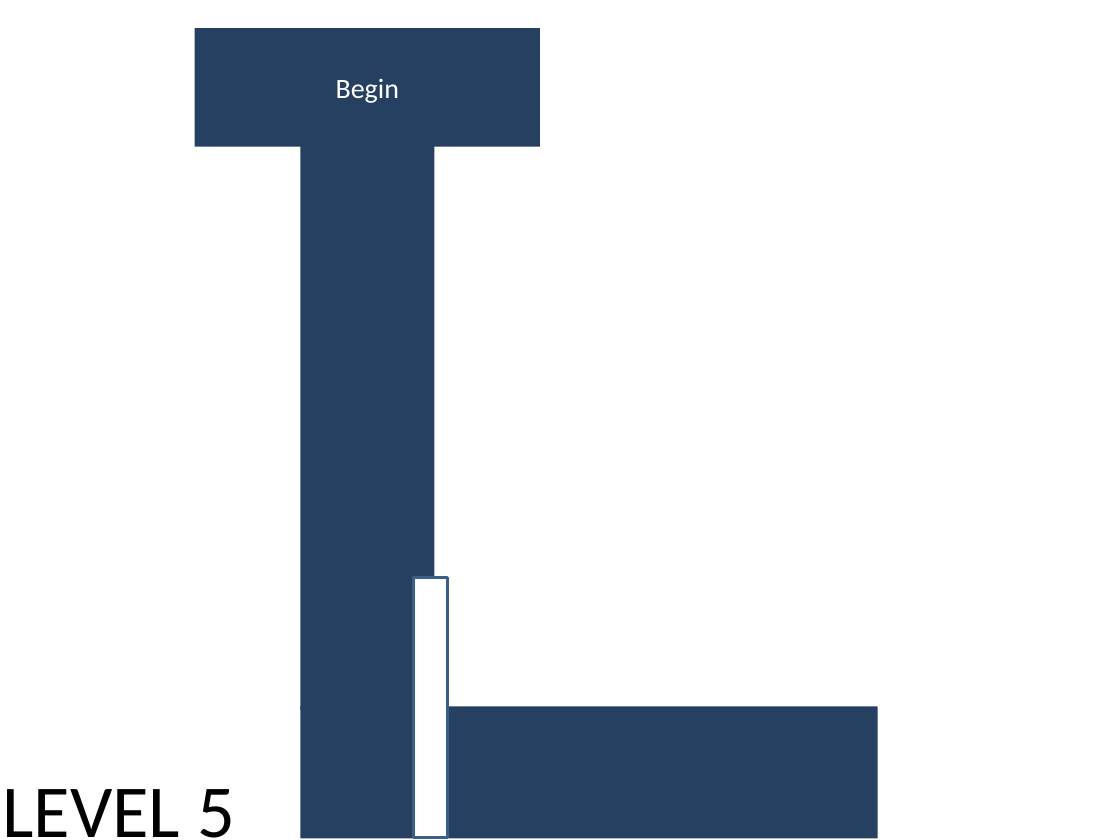
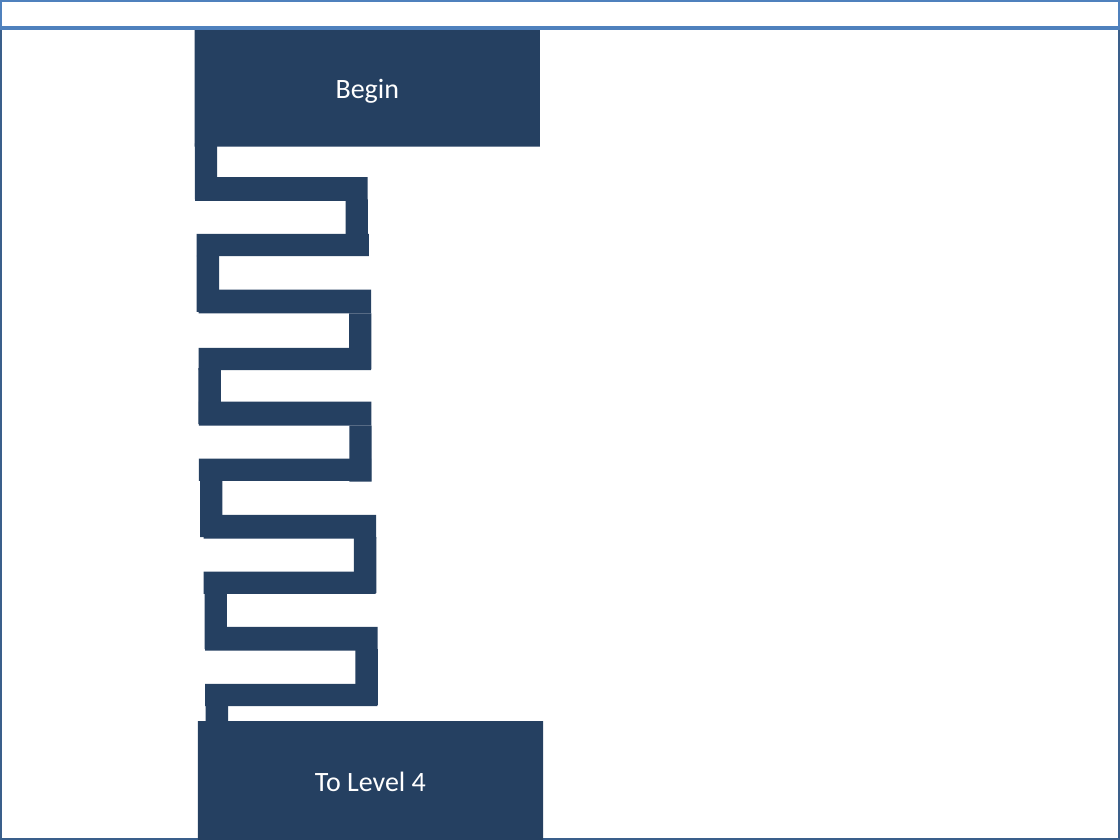
Before and after one commit to beerpsi/powerpoint-maze, a slide deck: slide 6 of Maze game.pptm. Drawn at 1120x840 pixels with LibreOffice and Linux fonts; fonts in the diff are those of the drawing. Boxes give left, top, right and bottom in pixels: in the first picture for what was removed or moved away, otherwise in the second. Text is boxed around its words. In the diff, an @@ line names an element or a change of style, - is before the commit and + after.

Commit message:
Added Level 5
laser

```diff
--- a/Maze game.pptm
+++ b/Maze game.pptm
@@ rectangle added at bbox=[0, 0, 1120, 840], outline #3A5F8C 2 pt @@
@@ rectangle added at bbox=[0, 0, 1120, 28], fill #FFFFFF, outline #4F81BD 2 pt @@
@@ rectangle added at bbox=[195, 143, 217, 199], fill #254061 @@
@@ rectangle added at bbox=[195, 178, 368, 201], fill #254061 @@
@@ rectangle added at bbox=[346, 199, 368, 255], fill #254061 @@
@@ rectangle added at bbox=[197, 234, 370, 256], fill #254061 @@
@@ rectangle added at bbox=[197, 255, 220, 311], fill #254061 @@
@@ rectangle added at bbox=[199, 290, 371, 313], fill #254061 @@
@@ rectangle added at bbox=[349, 314, 372, 370], fill #254061 @@
@@ rectangle added at bbox=[198, 348, 371, 371], fill #254061 @@
@@ rectangle added at bbox=[198, 368, 221, 424], fill #254061 @@
@@ rectangle added at bbox=[199, 402, 371, 425], fill #254061 @@
@@ rectangle at bbox=[349, 426, 372, 482]: rotation 0 to 90 degrees @@
@@ rectangle added at bbox=[198, 459, 371, 482], fill #254061 @@
@@ rectangle added at bbox=[200, 482, 223, 538], fill #254061 @@
@@ rectangle added at bbox=[203, 515, 376, 538], fill #254061 @@
@@ rectangle added at bbox=[354, 538, 376, 594], fill #254061 @@
@@ rectangle added at bbox=[204, 572, 376, 595], fill #254061 @@
@@ rectangle added at bbox=[205, 594, 227, 650], fill #254061 @@
@@ rectangle removed at bbox=[413, 578, 447, 838] @@
@@ rectangle added at bbox=[204, 627, 377, 650], fill #254061 @@
@@ rectangle added at bbox=[355, 650, 377, 706], fill #254061 @@
@@ rectangle added at bbox=[205, 684, 377, 707], fill #254061 @@
@@ rectangle added at bbox=[206, 707, 228, 763], fill #254061 @@
@@ rectangle removed at bbox=[300, 707, 878, 839] @@
@@ rectangle added at bbox=[198, 721, 543, 840], fill #254061, 18 pt, text #FFFFFF @@
+To Level 4
@@ text removed at bbox=[2, 789, 235, 838] @@
-LEVEL 5
```
Also in this commit, not shown: 1 slide added.
